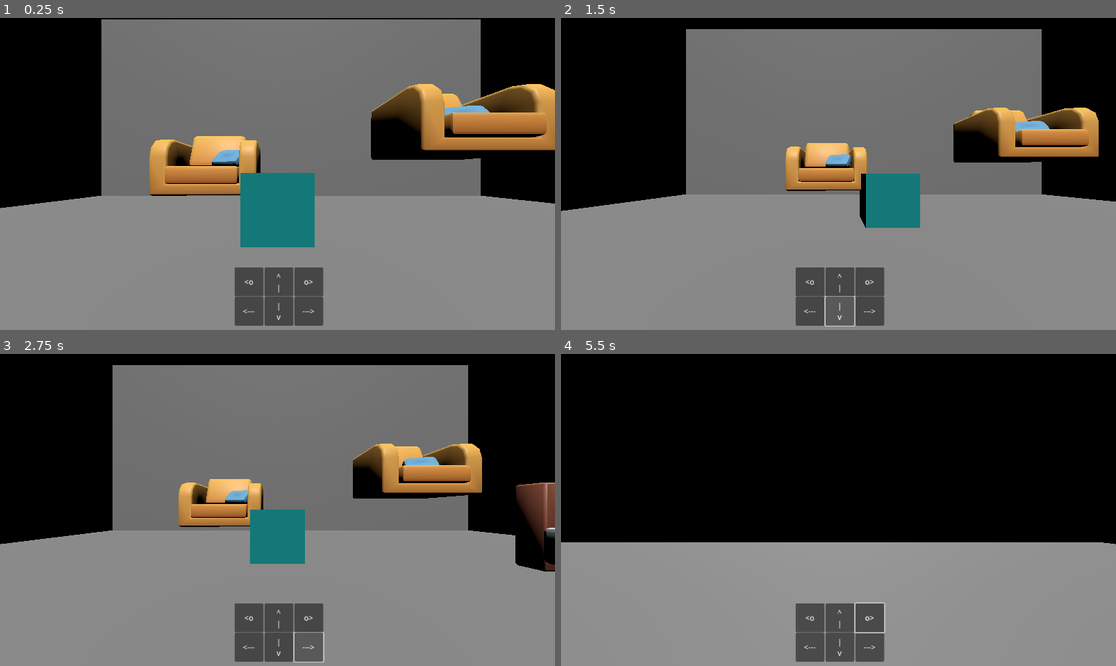
Above: before the commit, frames 1-4 (two rows, left to right).
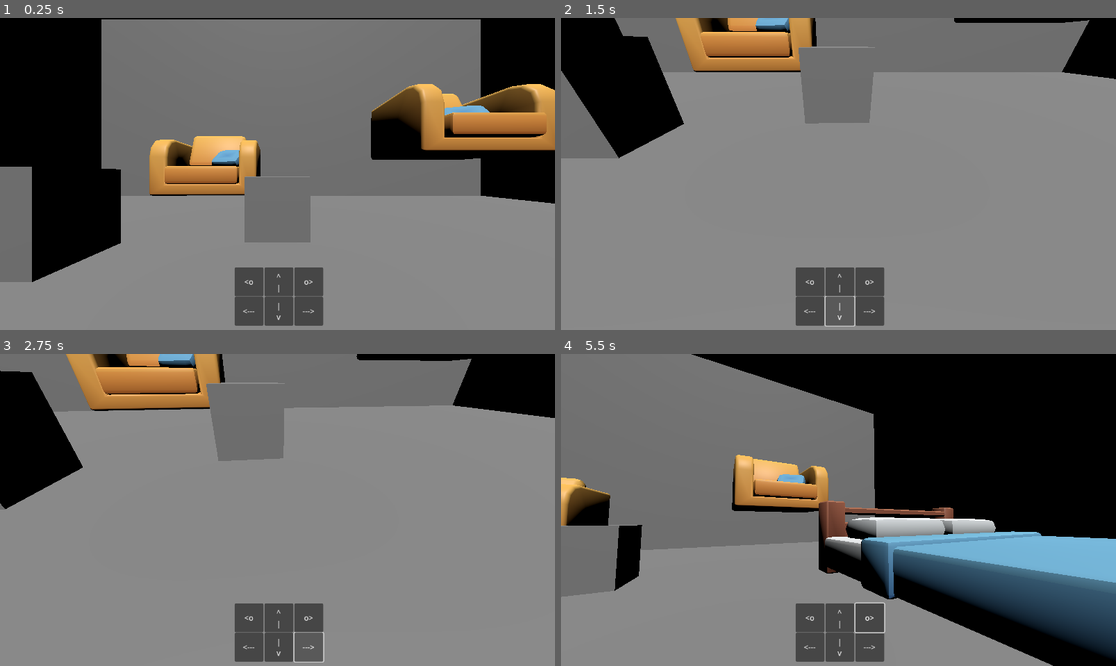
Above: after the commit, the same moments.

Repository: EDK-pro/Eloges_des_mauvaises_herbes
Game: Godot game, scene res://scene/map/test_salle1.tscn
Same seed, same stepped clock (60 frames per second), same inputs: the game is played once before the commit and once after it.
Inputs (mouse positions are in pixels of both pictures, inside the frame that each line leads up to):
- Up to frame 1 (0.25 s): no input
- Up to frame 2 (1.5 s): click "<---" at 0.5 s; click "| v" at 1.25 s
- Up to frame 3 (2.75 s): click "--->" at 2 s
- Up to frame 4 (5.5 s): click "<o" at 2.75 s; click "^ |" at 3.5 s; click "o>" at 4.25 s; tap Enter (ui_accept) at 5, 5.27 s; move the mouse to (960, 494) at 5.02 s; hold D (droite) from 5.03 s (still down); tap S (derriere) at 5.1 s; click (960, 494) at 5.17 s

The runs differ from the first frame. In frame 1, 8.9% of the frame differs, in the area x 0-57%, y 47-85%; in frame 2, 39%; in frame 3, 39%; in frame 4, 49%, in the area x 0-100%, y 0-100%.

Commit message:
Hitbox changeable par code ?

Diff:
--- a/scene/debug/interactable_action.tscn
+++ b/scene/debug/interactable_action.tscn
@@ -1,22 +1,18 @@
-[gd_scene load_steps=5 format=3 uid="uid://ftv7p5ehdkwu"]
+[gd_scene load_steps=4 format=3 uid="uid://ftv7p5ehdkwu"]
 
 [ext_resource type="Script" path="res://script/interactable/interactable_1.gd" id="1_imwih"]
 
 [sub_resource type="BoxShape3D" id="BoxShape3D_5trcj"]
-size = Vector3(1.1, 1.1, 1.1)
 
-[sub_resource type="StandardMaterial3D" id="StandardMaterial3D_ybog4"]
-albedo_color = Color(0, 0.615686, 0.615686, 1)
-
-[sub_resource type="BoxMesh" id="BoxMesh_cbhxk"]
-material = SubResource("StandardMaterial3D_ybog4")
+[sub_resource type="BoxMesh" id="BoxMesh_yd1ep"]
+size = Vector3(0.9, 0.9, 0.9)
 
 [node name="Interactable1" type="StaticBody3D"]
 input_capture_on_drag = true
 script = ExtResource("1_imwih")
 
-[node name="CollisionShape3D" type="CollisionShape3D" parent="."]
+[node name="Hitbox" type="CollisionShape3D" parent="."]
 shape = SubResource("BoxShape3D_5trcj")
 
 [node name="MeshInstance3D" type="MeshInstance3D" parent="."]
-mesh = SubResource("BoxMesh_cbhxk")
+mesh = SubResource("BoxMesh_yd1ep")
--- a/scene/map/test_salle1.tscn
+++ b/scene/map/test_salle1.tscn
@@ -7,7 +7,7 @@
 [ext_resource type="PackedScene" uid="uid://rt08rfk0hsqe" path="res://scene/ui/test_truc_talk.tscn" id="5_8ccre"]
 [ext_resource type="PackedScene" uid="uid://cx385t7hyeb3n" path="res://scene/ui/UI_buttons.tscn" id="6_b3cdp"]
 [ext_resource type="PackedScene" uid="uid://d3povbytmkdxo" path="res://scene/ui/Test_talk_interface.tscn" id="7_pwvp3"]
-[ext_resource type="PackedScene" uid="uid://bd5o6ir2g2mkb" path="res://scene/player/player_constraint.tscn" id="8_rmylt"]
+[ext_resource type="PackedScene" uid="uid://c1s0yqy72g1oq" path="res://scene/player/player.tscn" id="8_hn4av"]
 
 [sub_resource type="BoxShape3D" id="BoxShape3D_v4n01"]
 size = Vector3(30, 2, 30)
@@ -102,9 +102,12 @@
 [node name="test_truc_talk" parent="Salle" instance=ExtResource("5_8ccre")]
 transform = Transform3D(1, 0, 0, 0, 1, 0, 0, 0, 1, 2.78786, 1.12507, -3.38275)
 
+[node name="Meshchange" parent="Salle" instance=ExtResource("2_6bx8d")]
+transform = Transform3D(1, 0, 0, 0, 1, 0, 0, 0, 1, -2.36215, 1.20752, -2.03463)
+
 [node name="Control" parent="." instance=ExtResource("6_b3cdp")]
 
 [node name="Talk" parent="." instance=ExtResource("7_pwvp3")]
 visible = false
 
-[node name="Player_constraint" parent="." instance=ExtResource("8_rmylt")]
+[node name="Player" parent="." instance=ExtResource("8_hn4av")]
--- a/script/game_rule/test_salle1.gd
+++ b/script/game_rule/test_salle1.gd
@@ -6,8 +6,9 @@
 @export var isDialogVisible : bool = false
 
 func _ready():
-	$Control.btn_deplacement.connect($Player_constraint._on_appuie_des_boutons.bind())
-	#pass
+	#$Control.btn_deplacement.connect($Player_constraint._on_appuie_des_boutons.bind())
+	$Salle/Interactable_action/Hitbox.shape.size = Vector3(2,2,2)
+
 
 func _process(delta):
 	talkWith(marginTime, symbolCount, communicationDuration)
--- a/script/interactable/interactable_1.gd
+++ b/script/interactable/interactable_1.gd
@@ -3,7 +3,7 @@
 
 # Called when the node enters the scene tree for the first time.
 func _ready():
-	pass # Replace with function body.
+	pass
 
 
 # Called every frame. 'delta' is the elapsed time since the previous frame.
Not shown, added: assets/Test_assets/Assets/column.obj
